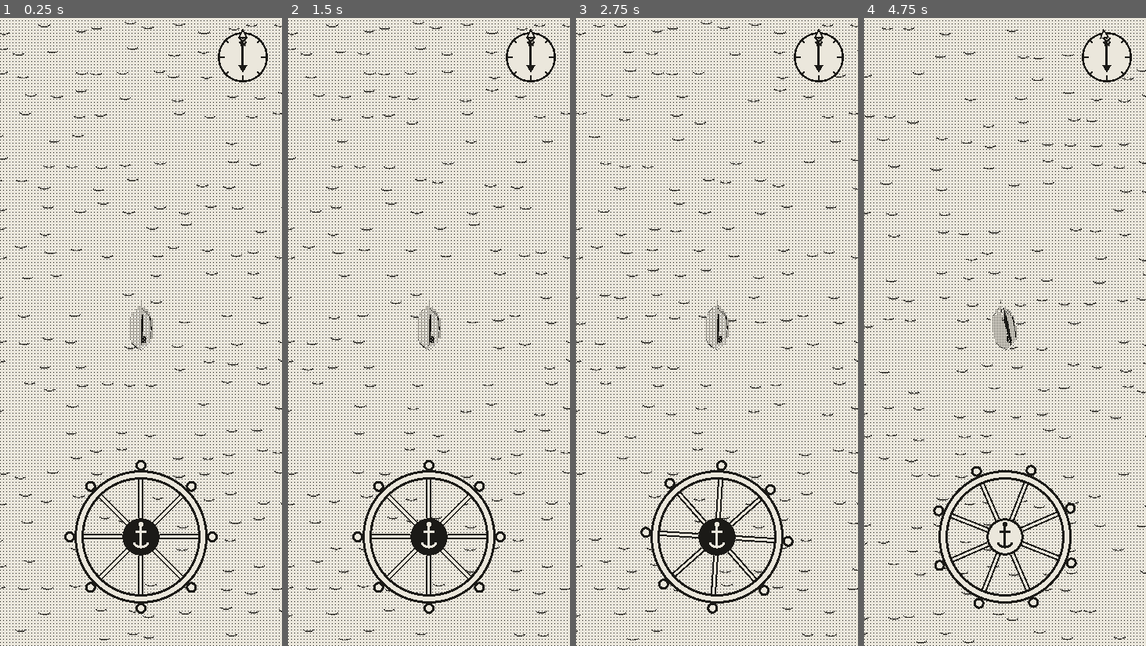
Above: before the commit, frames 1-4 (left to right).
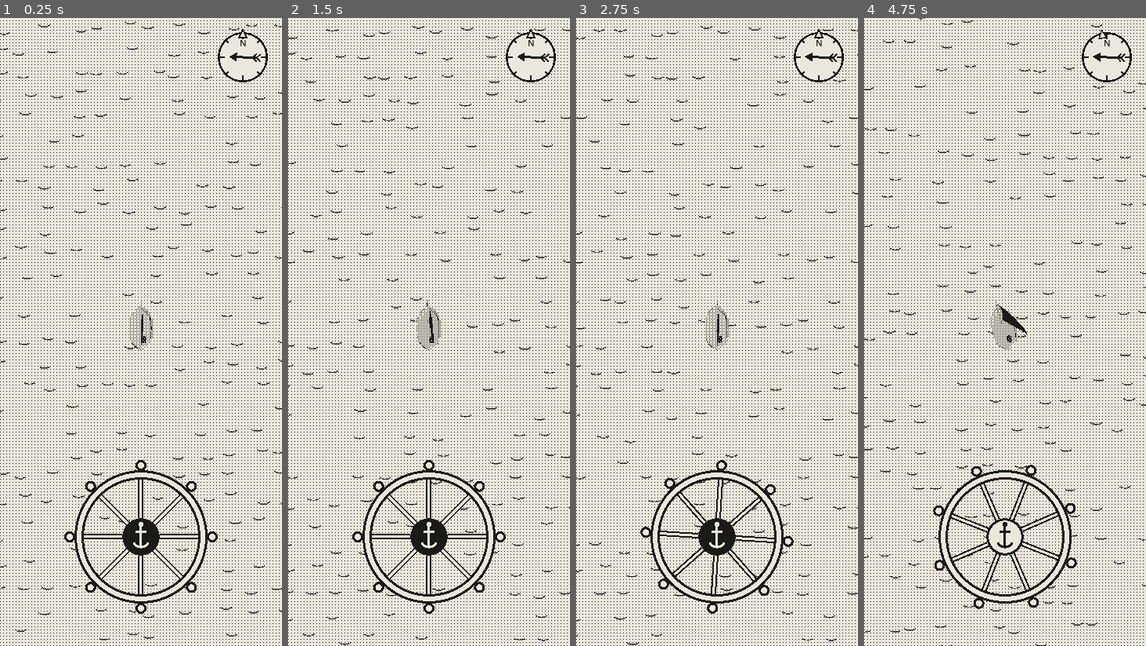
Above: after the commit, the same moments.

Repository: EnricoLabarile/Sail
Game: Godot game, scene res://Assets/Scenes/Overworld.tscn
Two runs of this game, one before a commit and one after it. Both use one fixed random seed, a clock stepped at 60 frames per second and the inputs below.
Inputs (mouse positions are in pixels of both pictures, inside the frame that each line leads up to):
- Up to frame 1 (0.25 s): no input
- Up to frame 2 (1.5 s): tap Enter (ui_accept) at 0.5 s; drag from (429, 539) to (457, 193) at 0.52 s; drag from (372, 363) to (414, 457) at 1.27 s
- Up to frame 3 (2.75 s): move the mouse to (745, 193) at 2.02 s; hold Right (ui_right) from 2.03 s (still down)
- Up to frame 4 (4.75 s): release Right (ui_right) at 2.75 s; drag from (990, 457) to (920, 237) at 2.77 s; move the mouse to (1089, 426) at 3.52 s; hold Left (ui_left) 3.53-4.25 s; tap Enter (ui_accept) at 3.77 s; drag from (920, 237) to (962, 175) at 4.27 s

The runs differ from the first frame. In frame 1, 0.1% of the frame differs, in the area x 81-93%, y 3-9%; in frame 2, 2.2%; in frame 3, 2.1%; in frame 4, 2.3%, in the area x 0-100%, y 0-100%.

Commit message:
Wind as in the prototype: random start, shifts now and then, breeze swells and fades
Co-Authored-By: Claude Opus 5.5 <noreply@anthropic.com>
Claude-Session: https://claude.ai/code/session_0154zeqDuhZHz7ZXLE21BuMs

Diff:
--- a/Assets/Boat/boat.gd
+++ b/Assets/Boat/boat.gd
@@ -8,7 +8,6 @@
 @export var accel := 0.9            # how quickly she gathers way (higher = quicker)
 @export var anchor_bite := 4.0      # how quickly the anchor stops her
 @export var turn_rate := 1.2        # rad/s at full rudder once she has way on
-@export var wind_from_deg := 0.0    # where the wind blows from: 0 = north (up the screen), 90 = east
 @export var heel_max_deg := 10.0    # how far she leans with the wind on the sail
 @export var camera_tilt_deg := 30.0 # the camera's tilt from straight down (the prototype's BOAT_TILT look)
 
@@ -47,12 +46,12 @@
 		toggle_anchor()
 
 	var fwd := -global_transform.basis.z                        # Godot's forward is -Z
-	var wind_from := Vector3(sin(deg_to_rad(wind_from_deg)), 0.0, -cos(deg_to_rad(wind_from_deg)))
+	var wind_from: Vector3 = Wind.from_vector()                 # the wind (Assets/Landscape/world/wind.gd)
 	var off := rad_to_deg(fwd.angle_to(wind_from))               # 0 = head to wind, 180 = wind astern
 	var drive := 0.0 if anchored else polar(off)
 
 	# speed eases toward what the sail gives; the anchor takes her way off quickly
-	var target := top_speed * drive
+	var target := top_speed * drive * Wind.strength
 	speed += (target - speed) * minf(1.0, dt * (anchor_bite if anchored else accel))
 
 	# she turns only with way on (and not at anchor)
--- /dev/null
+++ b/Assets/Landscape/world/wind.gd
@@ -0,0 +1,45 @@
+extends Node
+## The wind, for the whole game (an Autoload: like a World Subsystem in Unreal, reachable from any
+## script as `Wind`). As in the HTML prototype: it starts from a random direction, holds steady for a
+## while (longer at the start), then shifts by 30–90° one way or the other over a few seconds, eased
+## in and out, and holds again; its strength swells and fades slowly between 0.5 and 1.
+
+const FIRST_HOLD := Vector2(28.0, 36.0)   # s of steady wind at the start
+const HOLD := Vector2(12.0, 22.0)         # s of steady wind between shifts
+const SHIFT_DEG := Vector2(30.0, 90.0)    # how far a shift turns it
+const SHIFT_TIME := Vector2(3.0, 5.0)     # s a shift takes
+const STRENGTH_MID := 0.75                # the breeze swells this ± STRENGTH_SWING (0.5..1, as in the prototype)…
+const STRENGTH_SWING := 0.25
+const STRENGTH_RATE := 0.06               # …this slowly (rad/s of a sine: a full swell every ~100 s)
+
+var from_deg := randf() * 360.0           # where the wind blows from: 0 = north (up the screen), 90 = east
+var strength := STRENGTH_MID              # 0.5..1, how fresh the breeze is
+
+var _hold := randf_range(FIRST_HOLD.x, FIRST_HOLD.y)
+var _shift_from := 0.0
+var _shift_by := 0.0
+var _shift_t := 0.0
+var _shift_dur := 0.0
+var _strength_t := 0.0
+
+func _process(dt: float) -> void:
+	if _shift_dur > 0.0:
+		_shift_t += dt
+		var k := minf(1.0, _shift_t / _shift_dur)
+		from_deg = fposmod(_shift_from + _shift_by * k * k * (3.0 - 2.0 * k), 360.0)
+		if k >= 1.0:
+			_shift_dur = 0.0
+			_hold = randf_range(HOLD.x, HOLD.y)
+	else:
+		_hold -= dt
+		if _hold <= 0.0:
+			_shift_from = from_deg
+			_shift_by = randf_range(SHIFT_DEG.x, SHIFT_DEG.y) * (1.0 if randf() < 0.5 else -1.0)
+			_shift_t = 0.0
+			_shift_dur = randf_range(SHIFT_TIME.x, SHIFT_TIME.y)
+	_strength_t += dt * STRENGTH_RATE
+	strength = STRENGTH_MID + STRENGTH_SWING * sin(_strength_t)
+
+## Where the wind comes from, as a direction on the sea (Godot's -Z is north).
+func from_vector() -> Vector3:
+	return Vector3(sin(deg_to_rad(from_deg)), 0.0, -cos(deg_to_rad(from_deg)))
--- a/Assets/UI/wind_vane.gd
+++ b/Assets/UI/wind_vane.gd
@@ -3,13 +3,14 @@
 ## screen's up is always north). The ink arrow flies the way the wind blows, its feathered tail on
 ## the side the wind comes from; the small hollow triangle on the rim is where the bow points, so the
 ## angle between them tells you how she sails. It reads the boat's wind every frame, so it follows any
-## change of wind. (Like a UMG widget that reads a value from the pawn on tick.)
+## change of wind (it shifts now and then, see Wind); the arrow is longer the fresher the breeze. (Like a UMG widget that reads a value from the pawn on tick.)
 
 const PAPER := Color("ebe7dc")
 const INK := Color("1b1a17")
 
 var wind_deg := 0.0      # where the wind blows from (0 = north, 90 = east)
 var heading := Vector2.UP
+var breeze := 1.0       # the wind's strength: the arrow is longer in a fresher breeze
 
 func _process(_dt: float) -> void:
 	var b := get_tree().get_first_node_in_group("player_boat") as Node3D
@@ -17,9 +18,10 @@
 		return
 	var fwd := -b.global_transform.basis.z
 	var h := Vector2(fwd.x, fwd.z).normalized()           # world +x = screen right, world +z = screen down
-	var w: float = b.wind_from_deg
-	if not is_equal_approx(w, wind_deg) or h.distance_to(heading) > 0.01:
+	var w: float = Wind.from_deg
+	if absf(w - wind_deg) > 0.2 or absf(Wind.strength - breeze) > 0.01 or h.distance_to(heading) > 0.01:
 		wind_deg = w
+		breeze = Wind.strength
 		heading = h
 		queue_redraw()
 
@@ -39,8 +41,9 @@
 	draw_string(f, c + Vector2(-4.0, -r + 18.0), "N", HORIZONTAL_ALIGNMENT_LEFT, -1, 11, INK)
 	# the wind: from its side toward the other
 	var from := Vector2(sin(deg_to_rad(wind_deg)), -cos(deg_to_rad(wind_deg)))
-	var tail := c + from * (r * 0.62)
-	var tip := c - from * (r * 0.62)
+	var arm := r * 0.62 * (0.55 + 0.45 * breeze)
+	var tail := c + from * arm
+	var tip := c - from * arm
 	var side := Vector2(-from.y, from.x)
 	draw_line(tail, tip + from * 6.0, INK, 3.0)
 	draw_colored_polygon(PackedVector2Array([tip, tip + from * 10.0 + side * 6.0, tip + from * 10.0 - side * 6.0]), INK)
--- a/project.godot
+++ b/project.godot
@@ -17,6 +17,7 @@
 [autoload]
 
 PhoneFrame="*res://Assets/Scenes/phone_frame.gd"
+Wind="*res://Assets/Landscape/world/wind.gd"
 
 [display]
 
Not shown, changed: CLAUDE.md
